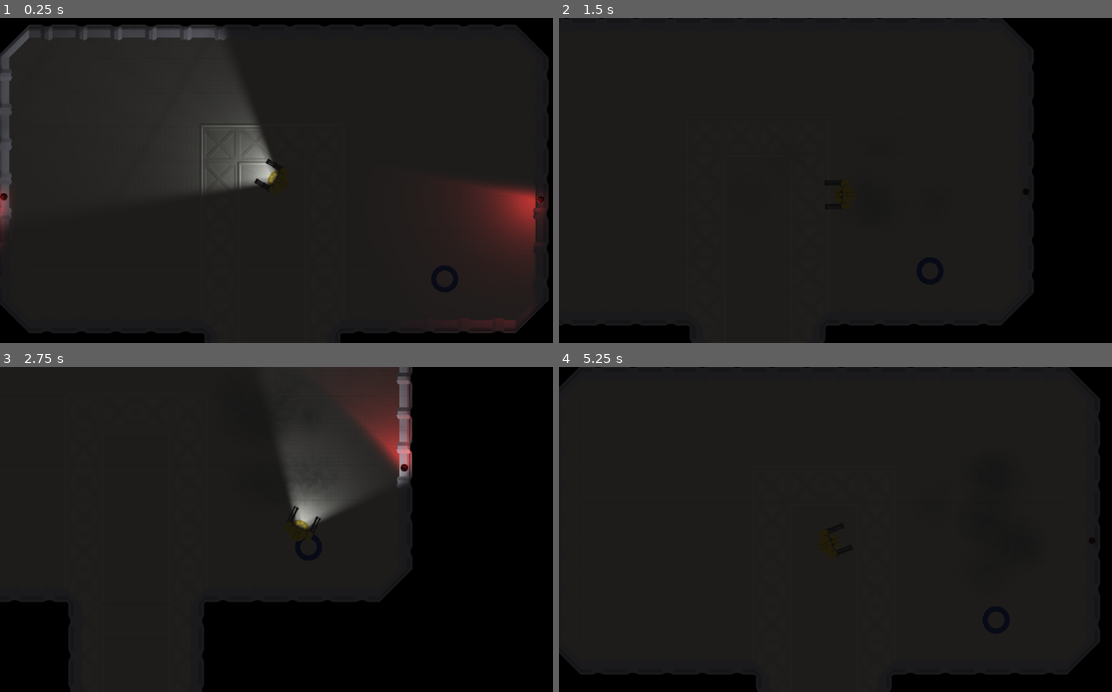
Above: before the commit, frames 1-4 (two rows, left to right).
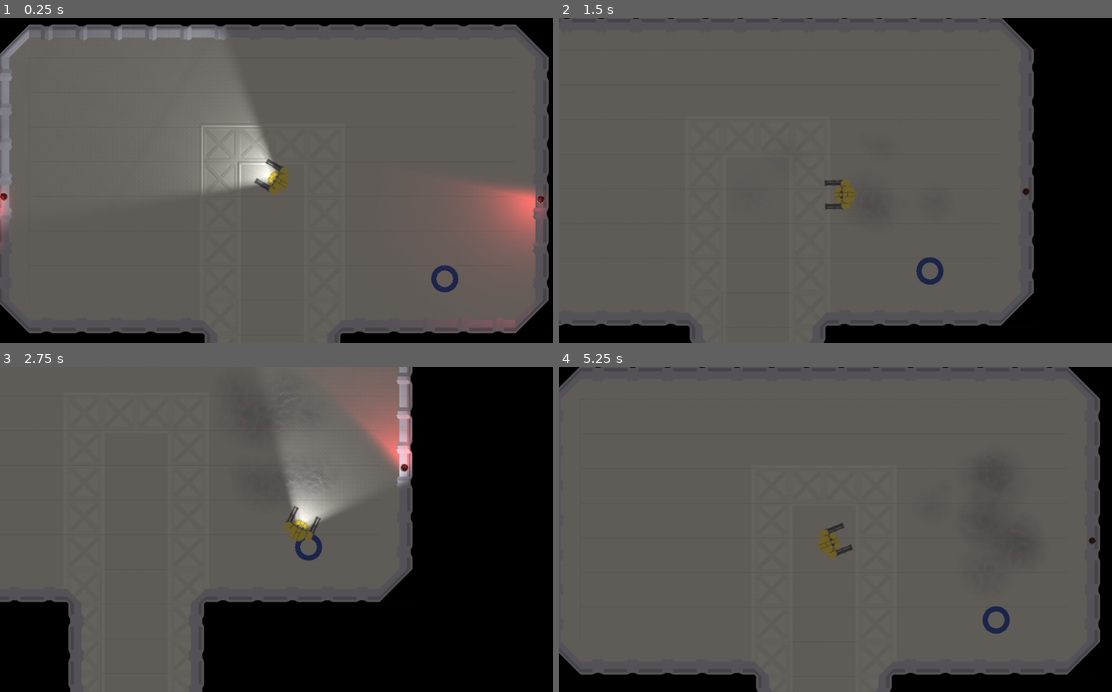
Above: after the commit, the same moments.

Repository: Henelik/robobill
Game: Godot game, scene res://scenes/light test.tscn
Same seed, same stepped clock (60 frames per second), same inputs: the game is played once before the commit and once after it.
Inputs (mouse positions are in pixels of both pictures, inside the frame that each line leads up to):
- Up to frame 1 (0.25 s): no input
- Up to frame 2 (1.5 s): move the mouse to (957, 164) at 0.52 s; hold D (right) 0.53-1.28 s; hold L (light) 0.53-1.28 s; move the mouse to (724, 196) at 1.27 s; hold S (down) from 1.28 s (still down); click (724, 196) at 1.35 s
- Up to frame 3 (2.75 s): move the mouse to (331, 458) at 2.02 s; release S (down) at 2.03 s; hold D (right) from 2.03 s (still down); hold L (light) from 2.03 s (still down)
- Up to frame 4 (5.25 s): move the mouse to (807, 594) at 2.77 s; release D (right) at 2.78 s; release L (light) at 2.78 s; hold W (up) 2.78-3.53 s; click (807, 594) at 2.85 s; move the mouse to (1001, 578) at 3.52 s; hold L (light) 3.53-4.28 s; hold A (left) 3.53-5.03 s; move the mouse to (669, 480) at 4.27 s; click (669, 480) at 4.35 s; move the mouse to (863, 529) at 5.02 s; hold S (down) from 5.03 s (still down); hold L (light) from 5.03 s (still down)

The runs differ from the first frame. In frame 1, 94% of the frame differs, in the area x 0-100%, y 1-100%; in frame 2, 82%; in frame 3, 60%; in frame 4, 93%.

Commit message:
Added minigun casing ejection

Diff:
--- a/images/environ/mars_interior/mars_walls.tres
+++ b/images/environ/mars_interior/mars_walls.tres
@@ -88,6 +88,11 @@
 0/autotile/z_index_map = [  ]
 0/occluder_offset = Vector2( 0, 0 )
 0/navigation_offset = Vector2( 0, 0 )
+0/shape_offset = Vector2( 0, 0 )
+0/shape_transform = Transform2D( 1, 0, 0, 1, 0, 0 )
+0/shape = SubResource( 10 )
+0/shape_one_way = false
+0/shape_one_way_margin = 1.0
 0/shapes = [ {
 "autotile_coord": Vector2( 0, 0 ),
 "one_way": false,
--- a/images/environ/mars_interior/panel_ground.tres
+++ b/images/environ/mars_interior/panel_ground.tres
@@ -15,6 +15,10 @@
 0/tile_mode = 0
 0/occluder_offset = Vector2( 0, 0 )
 0/navigation_offset = Vector2( 0, 0 )
+0/shape_offset = Vector2( 0, 0 )
+0/shape_transform = Transform2D( 1, 0, 0, 1, 0, 0 )
+0/shape_one_way = false
+0/shape_one_way_margin = 0.0
 0/shapes = [  ]
 0/z_index = 0
 1/name = "studded_floor_col.png 1"
@@ -35,5 +39,9 @@
 1/autotile/z_index_map = [  ]
 1/occluder_offset = Vector2( 0, 0 )
 1/navigation_offset = Vector2( 0, 0 )
+1/shape_offset = Vector2( 0, 0 )
+1/shape_transform = Transform2D( 1, 0, 0, 1, 0, 0 )
+1/shape_one_way = false
+1/shape_one_way_margin = 0.0
 1/shapes = [  ]
 1/z_index = 0
--- /dev/null
+++ b/particles/casing/Casing.gd
@@ -0,0 +1,12 @@
+extends Sprite
+
+export (NodePath) var anim_path
+var anim
+
+export (float) var lifetime = 10
+
+func projectile_ready():
+	anim = get_node(anim_path)
+	anim.play("Casing")
+	yield(get_tree().create_timer(lifetime), "timeout")
+	queue_free()
--- /dev/null
+++ b/particles/casing/Casing.tscn
@@ -0,0 +1,63 @@
+[gd_scene load_steps=5 format=2]
+
+[ext_resource path="res://particles/casing/casing.png" type="Texture" id=1]
+[ext_resource path="res://particles/casing/casing_nor.png" type="Texture" id=2]
+[ext_resource path="res://particles/casing/Casing.gd" type="Script" id=3]
+
+[sub_resource type="Animation" id=1]
+resource_name = "Casing"
+length = 2.0
+tracks/0/type = "bezier"
+tracks/0/path = NodePath(".:offset:x")
+tracks/0/interp = 1
+tracks/0/loop_wrap = true
+tracks/0/imported = false
+tracks/0/enabled = true
+tracks/0/keys = {
+"points": PoolRealArray( -0.125536, -0.25, 0, 0.25, 0, 4.93709, -0.25, 0, 0.25, 0 ),
+"times": PoolRealArray( 0, 2 )
+}
+tracks/1/type = "bezier"
+tracks/1/path = NodePath(".:offset:y")
+tracks/1/interp = 1
+tracks/1/loop_wrap = true
+tracks/1/imported = false
+tracks/1/enabled = true
+tracks/1/keys = {
+"points": PoolRealArray( -0.112555, -0.25, 0, 0.28, -5.2258, -52.5812, -0.2, -0.461617, 0.25, 0 ),
+"times": PoolRealArray( 0, 2 )
+}
+tracks/2/type = "bezier"
+tracks/2/path = NodePath(".:scale:x")
+tracks/2/interp = 1
+tracks/2/loop_wrap = true
+tracks/2/imported = false
+tracks/2/enabled = true
+tracks/2/keys = {
+"points": PoolRealArray( 0.75, -0.25, 0, 0.25, 0, 0.5, -0.11, 0.0296287, 0.05, 0.0319374, 0.563212, -0.21, 0.000335693, 0.23, 0.000335693, 0.500586, -0.11, 0, 0.25, 0 ),
+"times": PoolRealArray( 0, 1, 1.2, 1.5 )
+}
+tracks/3/type = "bezier"
+tracks/3/path = NodePath(".:scale:y")
+tracks/3/interp = 1
+tracks/3/loop_wrap = true
+tracks/3/imported = false
+tracks/3/enabled = true
+tracks/3/keys = {
+"points": PoolRealArray( 0.75, -0.25, 0, 0.27, -0.00479811, 0.5, -0.08, 0.0201805, 0.08, 0.0221399, 0.563212, -0.24, -0.00107515, 0.24, -0.00107515, 0.499606, -0.13, 0, 0.25, 0 ),
+"times": PoolRealArray( 0, 1, 1.2, 1.5 )
+}
+
+[node name="Casing" type="Sprite"]
+modulate = Color( 0.705882, 0.658824, 0.462745, 1 )
+position = Vector2( -0.0606335, 0 )
+scale = Vector2( 0.75, 0.75 )
+z_index = -10
+texture = ExtResource( 1 )
+normal_map = ExtResource( 2 )
+offset = Vector2( -0.125536, -0.112555 )
+script = ExtResource( 3 )
+anim_path = NodePath("AnimationPlayer")
+
+[node name="AnimationPlayer" type="AnimationPlayer" parent="."]
+anims/Casing = SubResource( 1 )
--- a/playerParts/weapons/Minigun.gd
+++ b/playerParts/weapons/Minigun.gd
@@ -6,6 +6,7 @@
 export (float) var max_fire_rate = 10
 export (float) var fire_rate_acceleration = 5
 export (float) var spread_range = .01
+export (float) var casing_spread_range = .05
 var current_fire_rate : float = starting_fire_rate
 var time_since_last_fire : float = 0
 
@@ -15,17 +16,25 @@
 export (NodePath) var bullet_source_path
 var bullet_source
 
+export (NodePath) var heat_particles_path
+var heat_particles
+
+export (NodePath) var casing_source_path
+var casing_source
+
 export (String) var bullet_path
 var bullet_prefab
 
-export (NodePath) var heat_particles_path
-var heat_particles
+export (String) var casing_path
+var casing_prefab
 
 func _ready():
 	animation_player = get_node(animation_player_path)
 	bullet_source = get_node(bullet_source_path)
 	bullet_prefab = load(bullet_path)
+	casing_prefab = load(casing_path)
 	heat_particles = get_node(heat_particles_path)
+	casing_source = get_node(casing_source_path)
 
 func _process(delta):
 	if firing:
@@ -34,21 +43,22 @@
 		animation_player.play("Fire")
 		time_since_last_fire += delta
 		if time_since_last_fire > 1/current_fire_rate:
+			# fire projectile
 			fire_bullet()
 			time_since_last_fire = 0
 	else:
 		current_fire_rate -= fire_rate_acceleration*delta
 		current_fire_rate = min(max(current_fire_rate, 0), max_fire_rate)
-		# animation_player.play("Idle")
-		time_since_last_fire = 0
+		# time_since_last_fire = 1/starting_fire_rate
 	animation_player.playback_speed = current_fire_rate
-
+	# emit weapon smoke
 	if current_fire_rate == max_fire_rate:
 		heat_particles.emitting = true
 	else:
 		heat_particles.emitting = false
 
 func fire_bullet():
+	# spawn the bullet
 	var bullet = bullet_prefab.instance()
 	get_tree().get_root().add_child(bullet)
 	bullet.position = bullet_source.global_position
@@ -57,5 +67,15 @@
 		bullet.rotation = 6.28 - bullet_source.global_transform.get_rotation()+spread
 	else:
 		bullet.rotation = bullet_source.global_transform.get_rotation()+spread
-	bullet.scale = Vector2(1,1)
 	bullet.projectile_ready()
+	# spawn the casing
+	var casing = casing_prefab.instance()
+	get_tree().get_root().add_child(casing)
+	casing.position = casing_source.global_position
+	spread = (randf()*2-1)*casing_spread_range*current_fire_rate
+	if scale.y == -1: # hack to invert the rotation of a flipped weapon
+		casing.rotation = 3.14 - casing_source.global_transform.get_rotation()+spread
+		casing.scale = Vector2(-1, -1)
+	else:
+		casing.rotation = casing_source.global_transform.get_rotation()+spread
+	casing.projectile_ready()
--- a/playerParts/weapons/Minigun.tscn
+++ b/playerParts/weapons/Minigun.tscn
@@ -6,8 +6,6 @@
 [ext_resource path="res://particles/smoke/smoke_material.tres" type="Material" id=4]
 [ext_resource path="res://particles/smoke/smoke_sheet_a.png" type="Texture" id=5]
 [ext_resource path="res://particles/smoke/smoke_sheet_nor.png" type="Texture" id=6]
-[ext_resource path="res://particles/casing/casing.png" type="Texture" id=7]
-[ext_resource path="res://particles/casing/casing_nor.png" type="Texture" id=8]
 
 [sub_resource type="Animation" id=1]
 resource_name = "Fire"
@@ -72,12 +70,15 @@
 normal_map = ExtResource( 2 )
 vframes = 4
 hframes = 4
+frame = 15
 script = ExtResource( 3 )
 max_fire_rate = 20.0
 animation_player_path = NodePath("MinigunPlayer")
 bullet_source_path = NodePath("BulletSource")
+heat_particles_path = NodePath("HeatParticles")
+casing_source_path = NodePath("CasingSource")
 bullet_path = "res://particles/bullet/bullet.tscn"
-heat_particles_path = NodePath("HeatParticles")
+casing_path = "res://particles/casing/Casing.tscn"
 
 [node name="MinigunPlayer" type="AnimationPlayer" parent="."]
 anims/Fire = SubResource( 1 )
@@ -109,18 +110,5 @@
 anim_speed = 1.0
 anim_speed_random = 0.1
 
-[node name="CasingParticles" type="CPUParticles2D" parent="."]
-visible = false
-position = Vector2( -14.2997, -25.4216 )
-rotation = -1.57079
-amount = 10
-lifetime = 5.0
-local_coords = false
-texture = ExtResource( 7 )
-normalmap = ExtResource( 8 )
-gravity = Vector2( 0, 0 )
-initial_velocity = 50.0
-angular_velocity = 10.0
-angular_velocity_random = 0.5
-damping = 50.0
-scale_amount = 0.5
+[node name="CasingSource" type="Node2D" parent="."]
+position = Vector2( -14.2997, -25.0244 )
--- a/scenes/Player.tscn
+++ b/scenes/Player.tscn
@@ -90,7 +90,6 @@
 texture = ExtResource( 4 )
 color = Color( 0.933333, 0.992157, 1, 1 )
 range_height = 50.0
-range_item_cull_mask = 2
 shadow_enabled = true
 shadow_filter = 3
 shadow_filter_smooth = 7.0
--- a/scenes/light test.tscn
+++ b/scenes/light test.tscn
@@ -96,7 +96,7 @@
 anim_speed_random = 0.1
 
 [node name="CanvasModulate" type="CanvasModulate" parent="."]
-color = Color( 0.145098, 0.145098, 0.145098, 1 )
+color = Color( 0.47451, 0.47451, 0.47451, 1 )
 
 [node name="Light2D" type="Light2D" parent="."]
 light_mask = 3
Binary file changed: particles/casing/casing.png
Not shown: 1 places in playerParts/weapons/Minigun.tscn that only renumber resources
Not shown: 4 places in scenes/Player.tscn that only renumber resources
